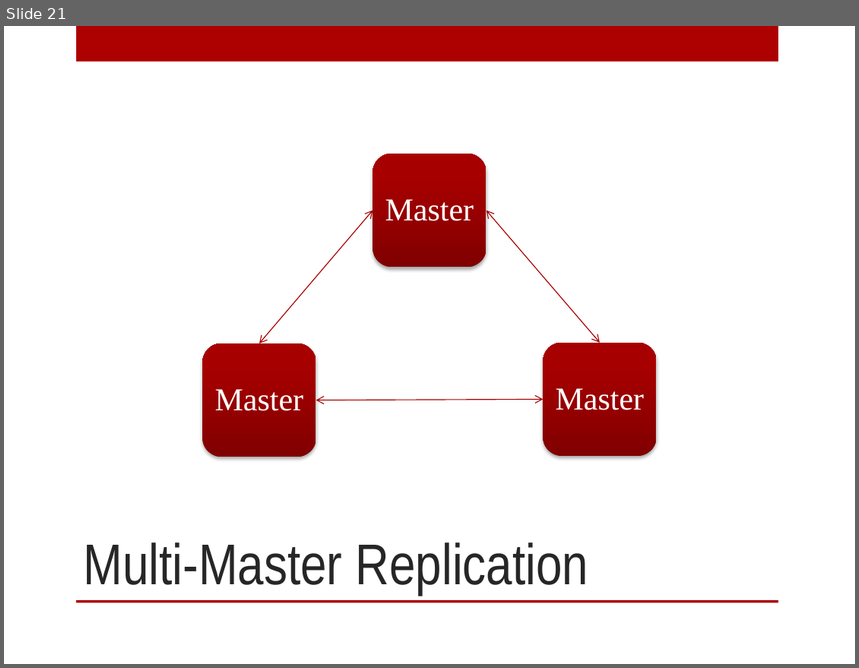
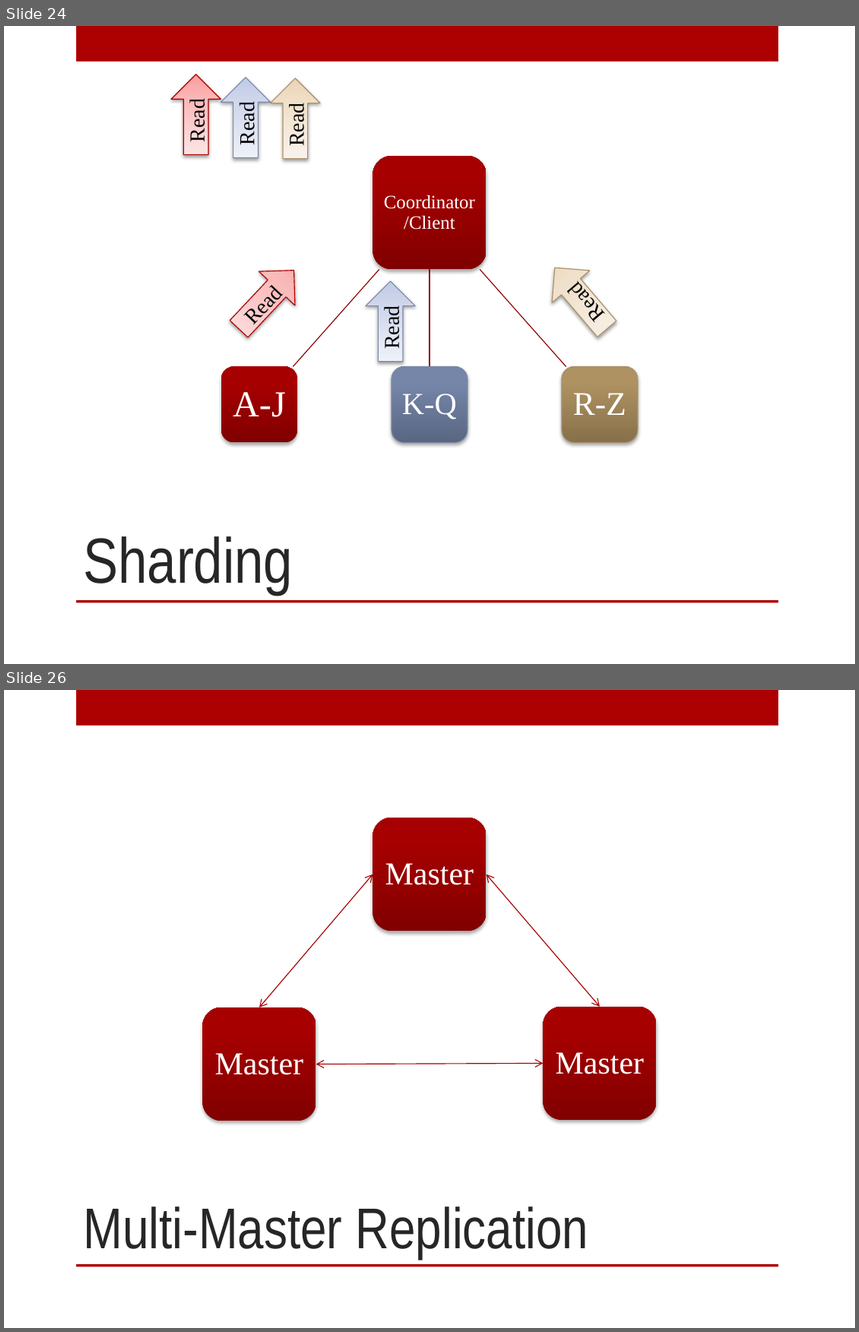
Before and after one commit to digitalBush/nosql-smackdown-talk, a slide deck: nosql-smackdown.pptx. Shown one above the other, each under a label of ours: slide 21 before the commit, slides 24 and 26 after it; the slides between them are not shown. The pictures are 859x668 and 859x1332 pixels, drawn with LibreOffice and Linux fonts; fonts in the diff are those of the drawing. Boxes give left, top, right and bottom in pixels: in the first picture for what was removed or moved away, otherwise in the second. Text is boxed around its words. In the diff, an @@ line names an element or a change of style, - is before the commit and + after.

```diff
--- a/nosql-smackdown.pptx
+++ b/nosql-smackdown.pptx
@@ slide 24 added at (x1=4, y1=26, x2=855, y2=664), background #FFFFFF; not listed: 2 template elements that a slide beside it also shows @@
@@ down arrow added at (x1=171, y1=75, x2=220, y2=154), fill gradient #F99E9E to #FABCBC to #FEE4E4, outline #AA0000 0.75 pt, 18 pt, text #000000 @@
+Read
@@ down arrow added at (x1=221, y1=77, x2=271, y2=157), fill gradient #C0CBE7 to #D2DAED to #EDF0F9, outline #7C8AA6 0.75 pt, 18 pt, text #000000 @@
+Read
@@ down arrow added at (x1=271, y1=78, x2=320, y2=158), fill gradient #EDD6B5 to #F2E1CB to #FBF4EA, outline #AA926A 0.75 pt, 18 pt, text #000000 @@
+Read
@@ down arrow added at (x1=221, y1=253, x2=312, y2=345), fill gradient #F99E9E to #FABCBC to #FEE4E4, outline #AA0000 0.75 pt, 18 pt, text #000000 @@
+Read
@@ down arrow added at (x1=537, y1=252, x2=626, y2=345), fill gradient #EDD6B5 to #F2E1CB to #FBF4EA, outline #AA926A 0.75 pt, 18 pt, text #000000 @@
+Read
@@ down arrow added at (x1=366, y1=281, x2=415, y2=361), fill gradient #C0CBE7 to #D2DAED to #EDF0F9, outline #7C8AA6 0.75 pt, 18 pt, text #000000 @@
+Read
@@ group added at (x1=221, y1=156, x2=637, y2=442): 4 rounded rectangles, 4 texts, 3 freeform shapes @@
+Coordinator /Client
+R-Z
+K-Q
+A-J
@@ title added at (x1=84, y1=537, x2=294, y2=594), 54 pt, text #262626 @@
+Sharding
@@ what was slide 21 is now slide 26 @@
```
Also in this commit, not shown: 5 other slides added.
